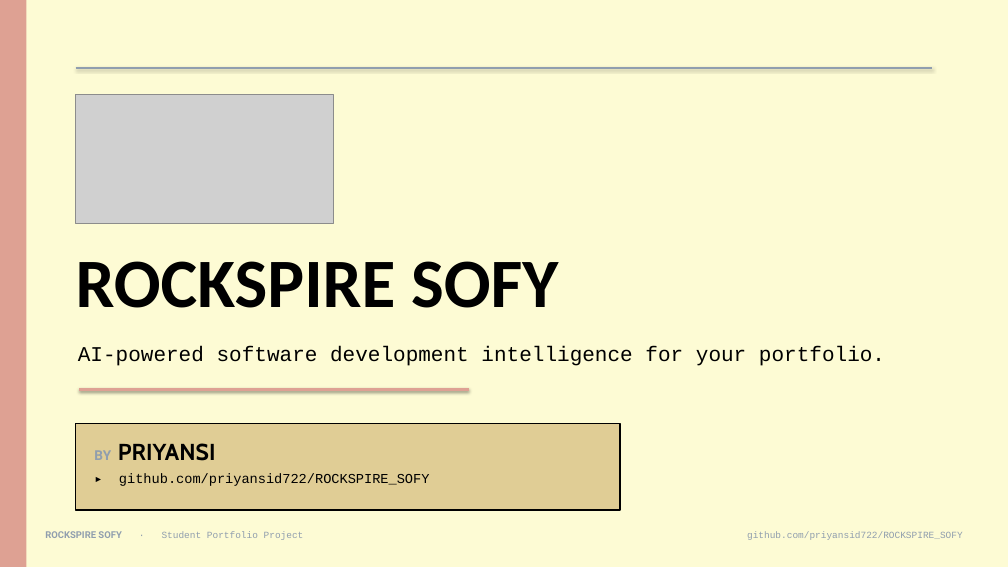
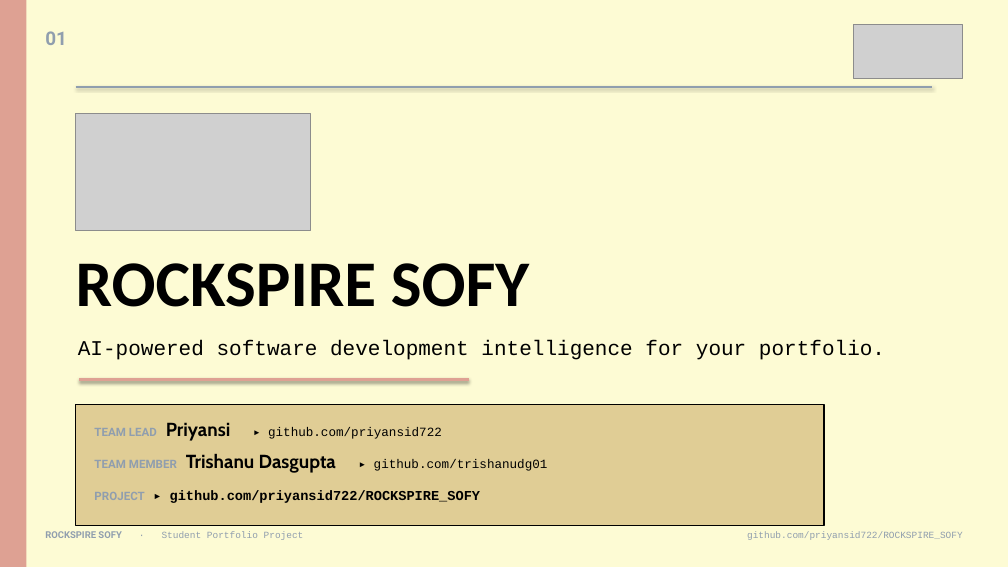
Before and after one commit to priyansid722/ROCKSPIRE_SOFY, a slide deck: slide 1 of presentation/Rockspire_Sofy_Presentation.pptx. Drawn at 1008x567 pixels with LibreOffice and Linux fonts; fonts in the diff are those of the drawing; grey boxes stand for pictures. Boxes give left, top, right and bottom in pixels: in the first picture for what was removed or moved away, otherwise in the second. Text is boxed around its words. In the diff, an @@ line names an element or a change of style, - is before the commit and + after.

Commit message:
Update deck: team credit, FinOps contrast, corner logo + top-left slide numbers
- Slide 1: credit both team members (Priyansi = Team Lead, Trishanu
  Dasgupta = Team Member) with GitHub links; keep project repo link.
- Slide 4: make the FinOps label black for readable contrast on the
  ecru strip.
- All slides: add a small transparent Rockspire logo in the top-right
  (identical size/position) and move the slide number to the top-left
  (Advent Pro, pewter). Titles nudged down to clear the corners.
- Add assets/rockspire-logo-transparent.png (white->transparent via Pillow).
- Verified: no overflow, no overlap, chrome consistent on all 6 slides.

```diff
--- a/presentation/Rockspire_Sofy_Presentation.pptx
+++ b/presentation/Rockspire_Sofy_Presentation.pptx
@@ picture added at bbox=[854, 24, 963, 79] @@
@@ text added at bbox=[45, 31, 67, 45], 18 pt, text #909EAE, bold @@
+01
@@ elbow line moved from (76, 68) - (932, 68) to (76, 87) - (932, 87) @@
@@ picture: place and size @@
-picture at bbox=[76, 95, 333, 223]
+picture at bbox=[76, 113, 310, 231]
@@ text "ROCKSPIRE SOFY" at bbox=[76, 263, 529, 307]: size 66 to 62 pt @@
@@ text "AI-powered software development intelligence for ...": place and size @@
-text "AI-powered software development intelligence for ..." at bbox=[78, 346, 885, 366]
+text "AI-powered software development intelligence for ..." at bbox=[78, 340, 885, 360]
@@ elbow line moved from (79, 389) - (469, 389) to (79, 380) - (469, 380) @@
@@ rectangle: place and size @@
-rectangle at bbox=[76, 423, 620, 510]
+rectangle at bbox=[76, 405, 824, 526]
@@ text removed at bbox=[94, 443, 216, 461] @@
-BY PRIYANSI
@@ text added at bbox=[94, 422, 442, 441], 12 pt, text #000000 @@
+TEAM LEAD Priyansi ▸ github.com/priyansid722
@@ text added at bbox=[94, 454, 548, 473], 12 pt, text #000000, bold @@
+TEAM MEMBER Trishanu Dasgupta ▸ github.com/trishanudg01
@@ text at bbox=[94, 490, 481, 503]: text changed; bold on @@
-▸ github.com/priyansid722/ROCKSPIRE_SOFY
+PROJECT ▸ github.com/priyansid722/ROCKSPIRE_SOFY
@@ text "PROJECT ▸ github.com/priyansid722/ROCKSPIRE_SOFY" at bbox=[94, 490, 481, 503]: vertical alignment top to middle @@
```
Also in this commit, not shown: 5 other slides changed, 2 other files.
